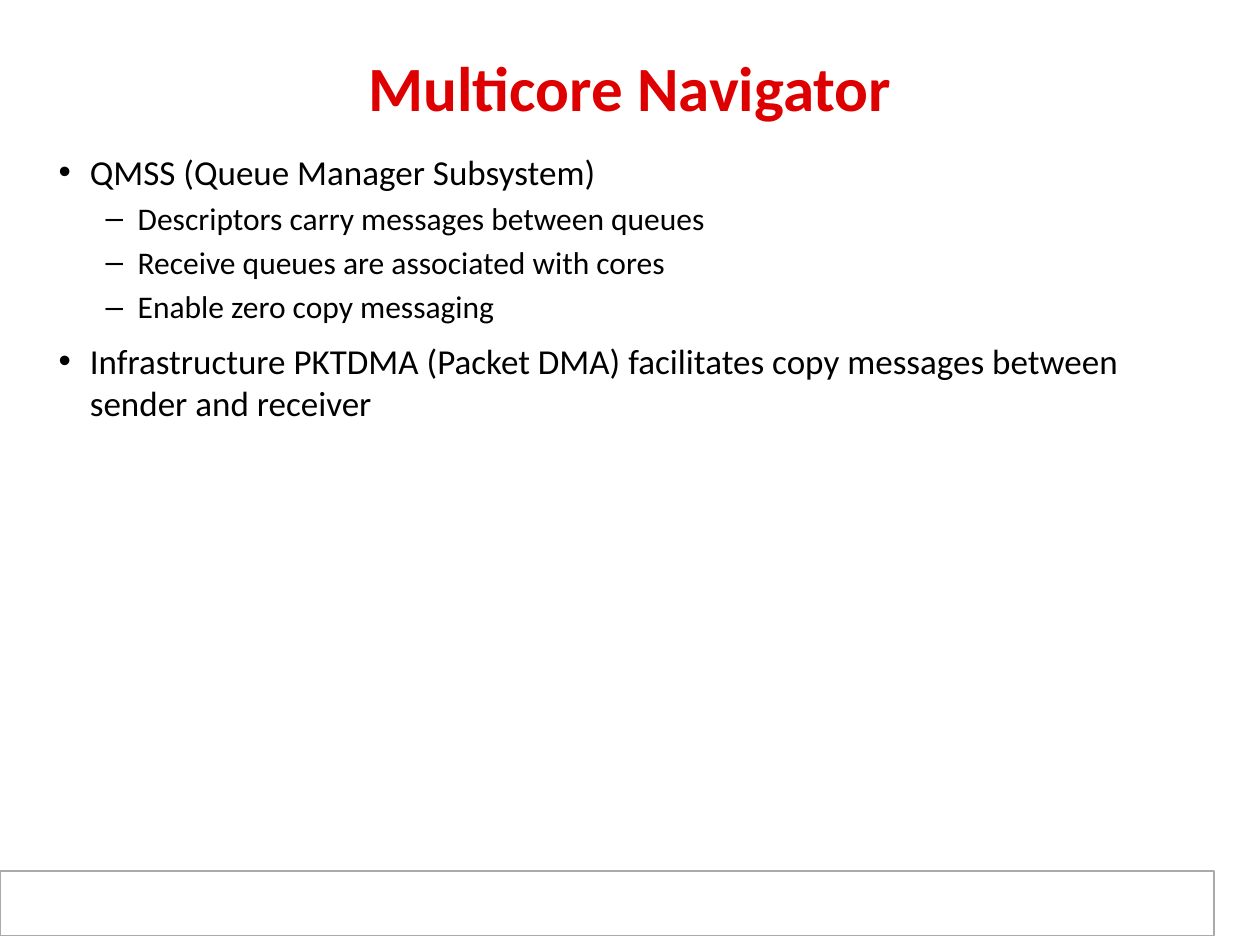
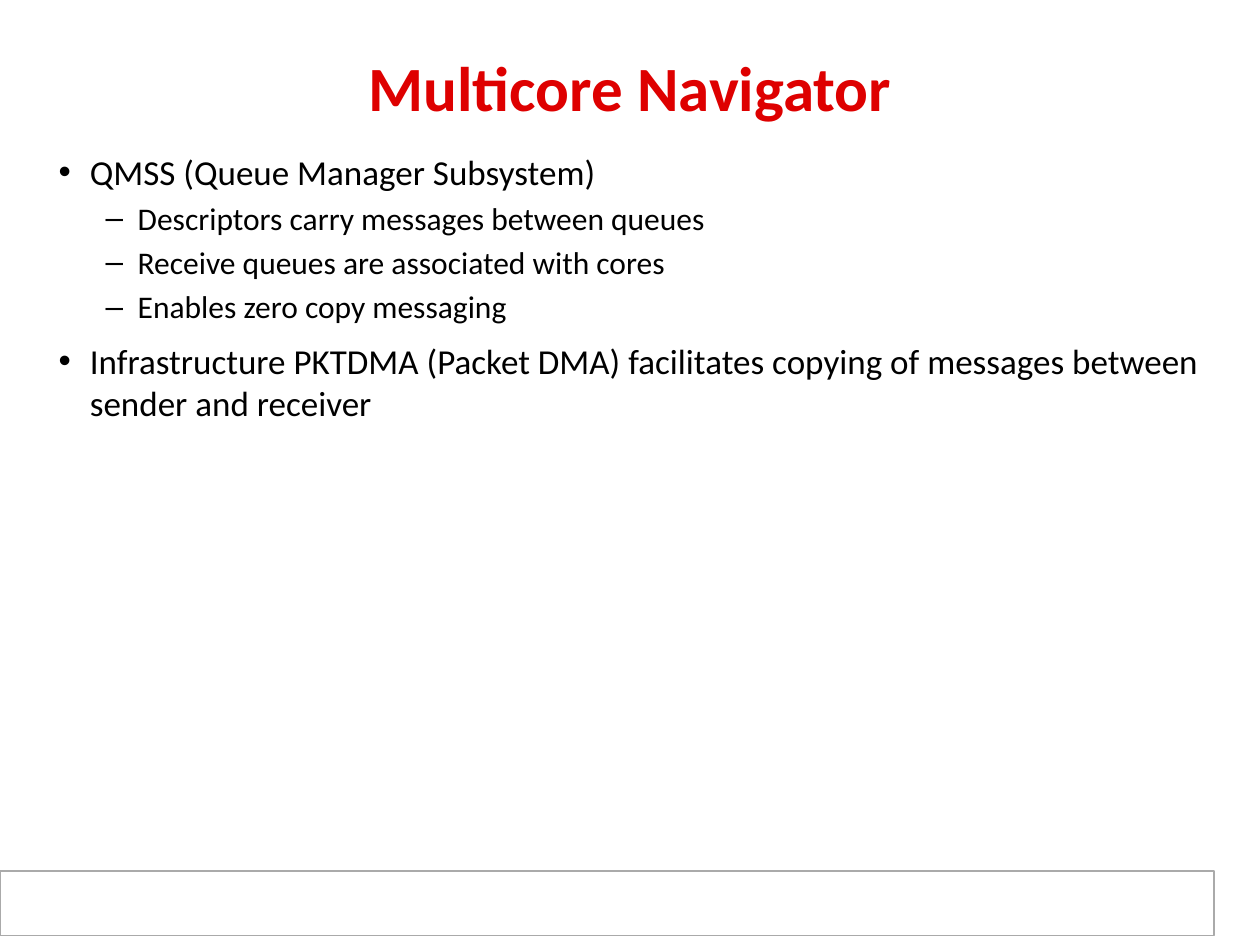
Before and after one commit to hari1989/keystone-workshop, a slide deck: slide 7 of preliminary/ipcForTI_RTOS_Internal.pptx. Drawn at 1260x945 pixels with LibreOffice and Linux fonts; fonts in the diff are those of the drawing; background and template pictures are left out. Boxes give left, top, right and bottom in pixels: in the first picture for what was removed or moved away, otherwise in the second. Text is boxed around its words. In the diff, an @@ line names an element or a change of style, - is before the commit and + after.

```diff
--- a/preliminary/ipcForTI_RTOS_Internal.pptx
+++ b/preliminary/ipcForTI_RTOS_Internal.pptx
@@ text at (x1=90, y1=296, x2=1197, y2=417): text changed @@
-  – Enable zero copy messaging
-• Infrastructure PKTDMA (Packet DMA) facilitates copy messages between sender and receiver
+  – Enables zero copy messaging
+• Infrastructure PKTDMA (Packet DMA) facilitates copying of messages between sender and receiver
```
Also in this commit, not shown: 18 other slides changed, 1 slide removed.
